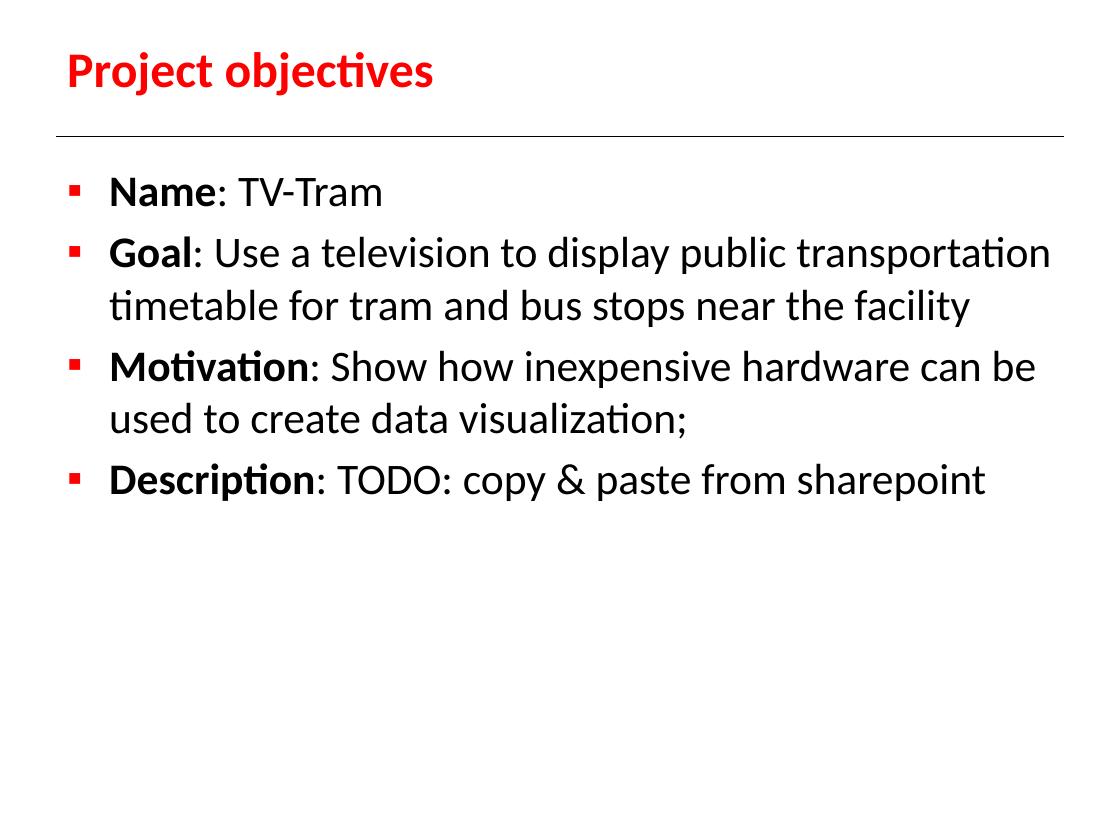
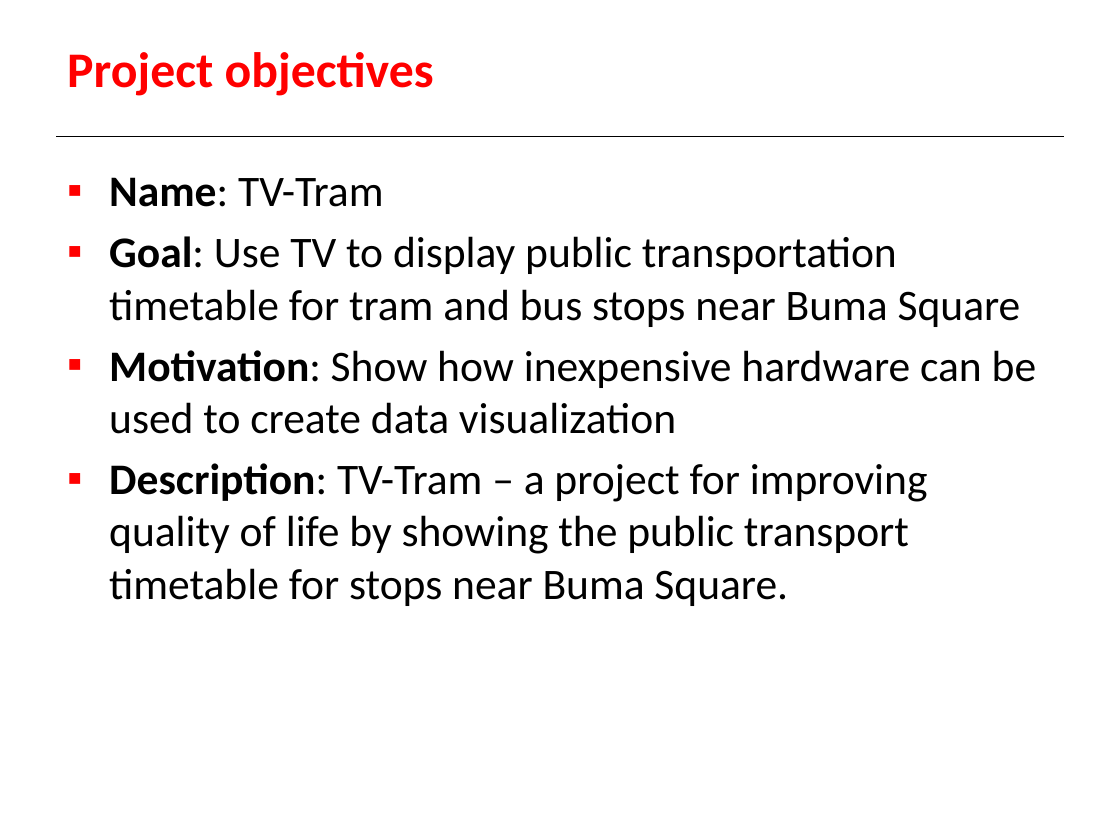
Before and after one commit to rliffredo/tvtram, a slide deck: slide 2 of presentation/TV-Tram.pptx. Drawn at 1120x840 pixels with LibreOffice and Linux fonts; fonts in the diff are those of the drawing; background and template pictures are left out. Boxes give left, top, right and bottom in pixels: in the first picture for what was removed or moved away, otherwise in the second. Text is boxed around its words. In the diff, an @@ line names an element or a change of style, - is before the commit and + after.

Commit message:
Final version for the presentation

```diff
--- a/presentation/TV-Tram.pptx
+++ b/presentation/TV-Tram.pptx
@@ text at (x1=109, y1=236, x2=1036, y2=606): text changed @@
-▪ Goal: Use a television to display public transportation timetable for tram and bus stops near the facility
-▪ Motivation: Show how inexpensive hardware can be used to create data visualization;
-▪ Description: TODO: copy & paste from sharepoint
+▪ Goal: Use TV to display public transportation timetable for tram and bus stops near Buma Square
+▪ Motivation: Show how inexpensive hardware can be used to create data visualization
+▪ Description: TV-Tram – a project for improving quality of life by showing the public transport timetable for stops near Buma Square.
```
Also in this commit, not shown: 3 other slides changed, 5 slides added, 1 slide removed.
